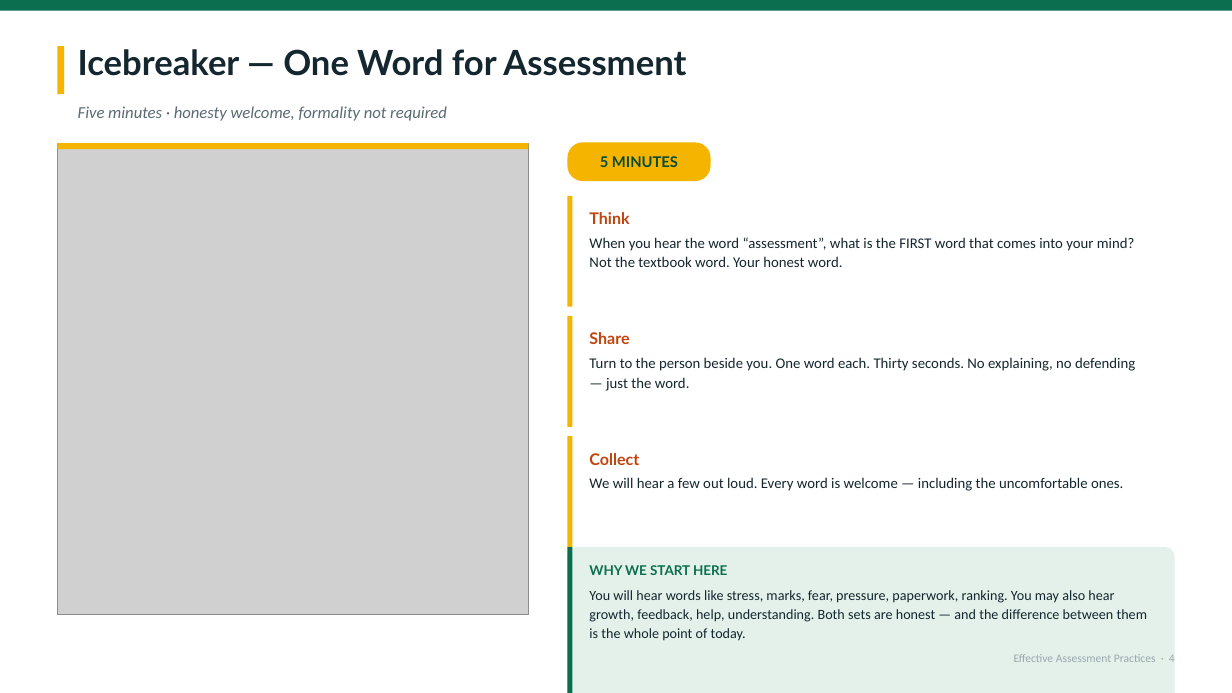
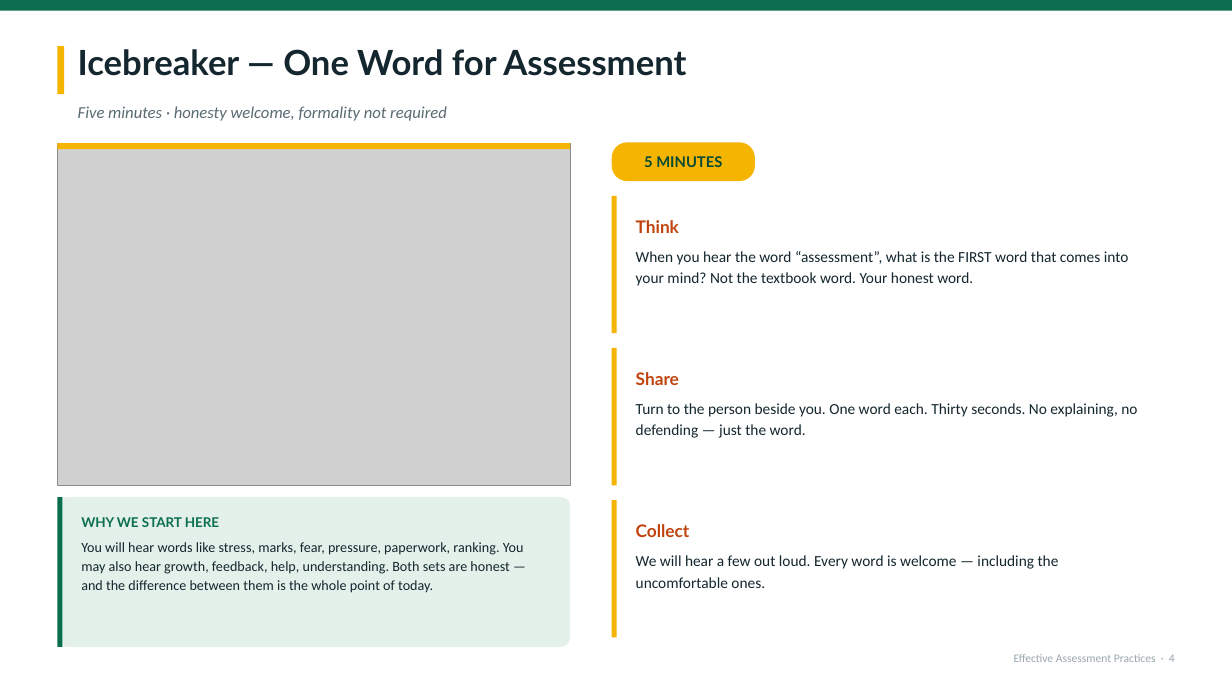
Before and after one commit to kumahemmanuel69-oss/Keelson-ACADEX, a slide deck: slide 4 of deliverables/Effective-Assessment-Practices-KATON-2026.pptx. Drawn at 1232x693 pixels with LibreOffice and Linux fonts; fonts in the diff are those of the drawing; grey boxes stand for pictures. Boxes give left, top, right and bottom in pixels: in the first picture for what was removed or moved away, otherwise in the second. Text is boxed around its words. In the diff, an @@ line names an element or a change of style, - is before the commit and + after.

```diff
--- a/deliverables/Effective-Assessment-Practices-KATON-2026.pptx
+++ b/deliverables/Effective-Assessment-Practices-KATON-2026.pptx
@@ picture: place and size @@
-picture at box(57, 143, 529, 615)
+picture at box(57, 143, 570, 485)
@@ rectangle: place and size @@
-rectangle at box(57, 143, 529, 150)
+rectangle at box(57, 143, 570, 150)
@@ rounded rectangle "5 MINUTES": place and size @@
-rounded rectangle "5 MINUTES" at box(567, 142, 711, 181)
+rounded rectangle "5 MINUTES" at box(612, 142, 755, 181)
@@ rounded rectangle removed at box(567, 196, 1175, 307) @@
@@ rectangle removed at box(567, 196, 573, 307) @@
@@ rounded rectangle: place and size @@
-rounded rectangle at box(567, 316, 1175, 427)
+rounded rectangle at box(612, 196, 1175, 334)
@@ rectangle: place and size @@
-rectangle at box(567, 316, 573, 427)
+rectangle at box(612, 196, 617, 334)
@@ text "Think": place and size @@
-text "Think" at box(589, 212, 1135, 267)
+text "Think" at box(636, 220, 1129, 286)
@@ text "Think" at box(636, 220, 1129, 286): size 12.5 to 13.5 pt in "Think"; size 11.5 to 12 pt; more space between paragraphs; line spacing 1.1 to 1.14 @@
@@ rounded rectangle: place and size @@
-rounded rectangle at box(567, 436, 1175, 547)
+rounded rectangle at box(612, 348, 1175, 486)
@@ rectangle: place and size @@
-rectangle at box(567, 436, 573, 547)
+rectangle at box(612, 348, 617, 486)
@@ text "Share": place and size @@
-text "Share" at box(589, 332, 1135, 391)
+text "Share" at box(636, 372, 1137, 438)
@@ text "Share" at box(636, 372, 1137, 438): size 12.5 to 13.5 pt in "Share"; size 11.5 to 12 pt; more space between paragraphs; line spacing 1.1 to 1.14 @@
@@ rounded rectangle added at box(57, 497, 570, 647), fill #E3F1EA @@
@@ rectangle added at box(57, 497, 63, 647), fill #0B6E4F @@
@@ rounded rectangle: place and size @@
-rounded rectangle at box(567, 547, 1175, 693)
+rounded rectangle at box(612, 500, 1175, 638)
@@ rounded rectangle at box(612, 500, 1175, 638): fill #E3F1EA to #FFFFFF; proportions changed @@
@@ rectangle: place and size @@
-rectangle at box(567, 547, 573, 693)
+rectangle at box(612, 500, 617, 638)
@@ rectangle at box(612, 500, 617, 638): fill #0B6E4F to #F4B400 @@
@@ text "WHY WE START HERE" rewrapped from box(589, 565, 1147, 641) to box(81, 517, 524, 593) @@
@@ text "Collect": place and size @@
-text "Collect" at box(589, 453, 1123, 491)
+text "Collect" at box(636, 524, 1059, 588)
@@ text "Collect" at box(636, 524, 1059, 588): size 12.5 to 13.5 pt in "Collect"; size 11.5 to 12 pt; more space between paragraphs; line spacing 1.1 to 1.14 @@
```
Also in this commit, not shown: 20 other slides changed, 2 other files.
